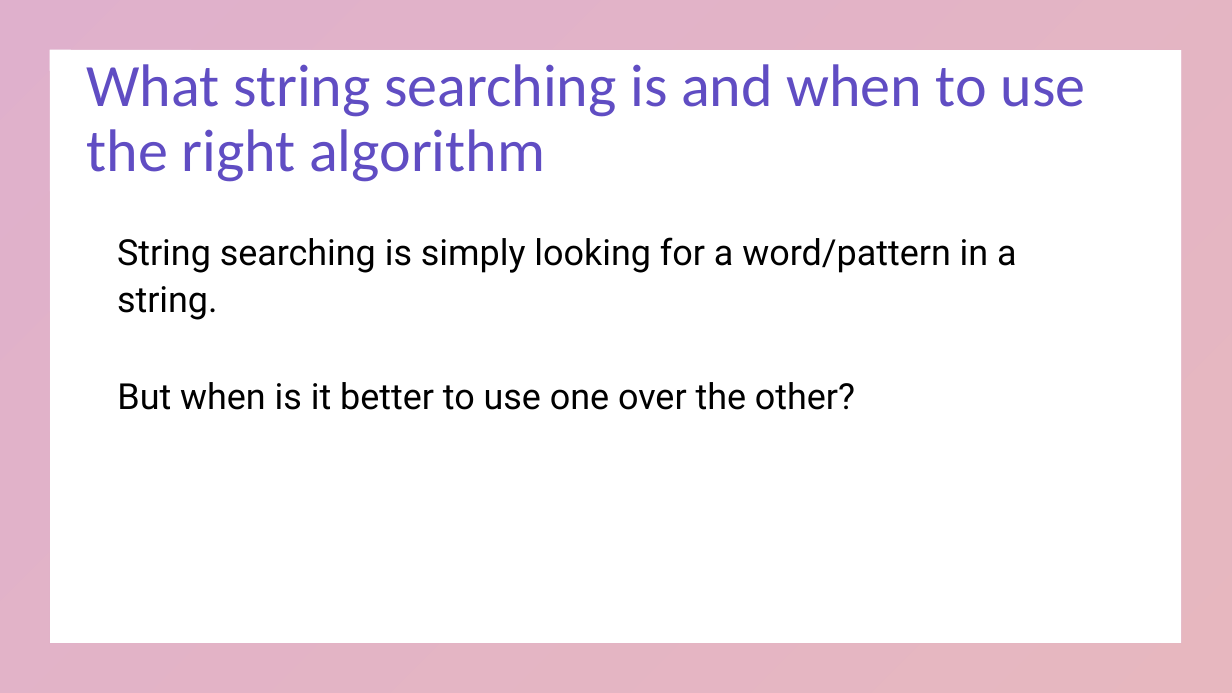
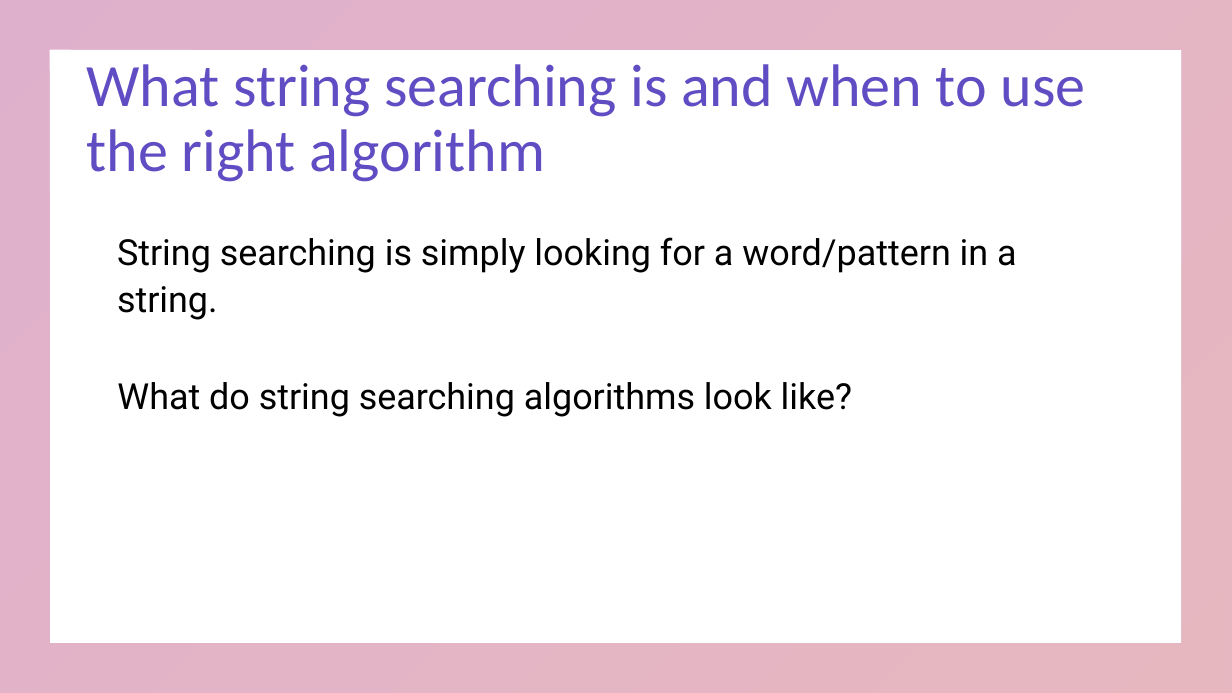
Before and after one commit to a-dumas/CSC-212-Final, a slide deck: slide 3 of Final_Presentation.pptx. Drawn at 1232x693 pixels with LibreOffice and Linux fonts; fonts in the diff are those of the drawing. Boxes give left, top, right and bottom in pixels: in the first picture for what was removed or moved away, otherwise in the second. Text is boxed around its words. In the diff, an @@ line names an element or a change of style, - is before the commit and + after.

```diff
--- a/Final_Presentation.pptx
+++ b/Final_Presentation.pptx
@@ text at (117,382,852,417): text changed @@
-But when is it better to use one over the other?
+What do string searching algorithms look like?
```
Also in this commit, not shown: 1 other slide changed.
